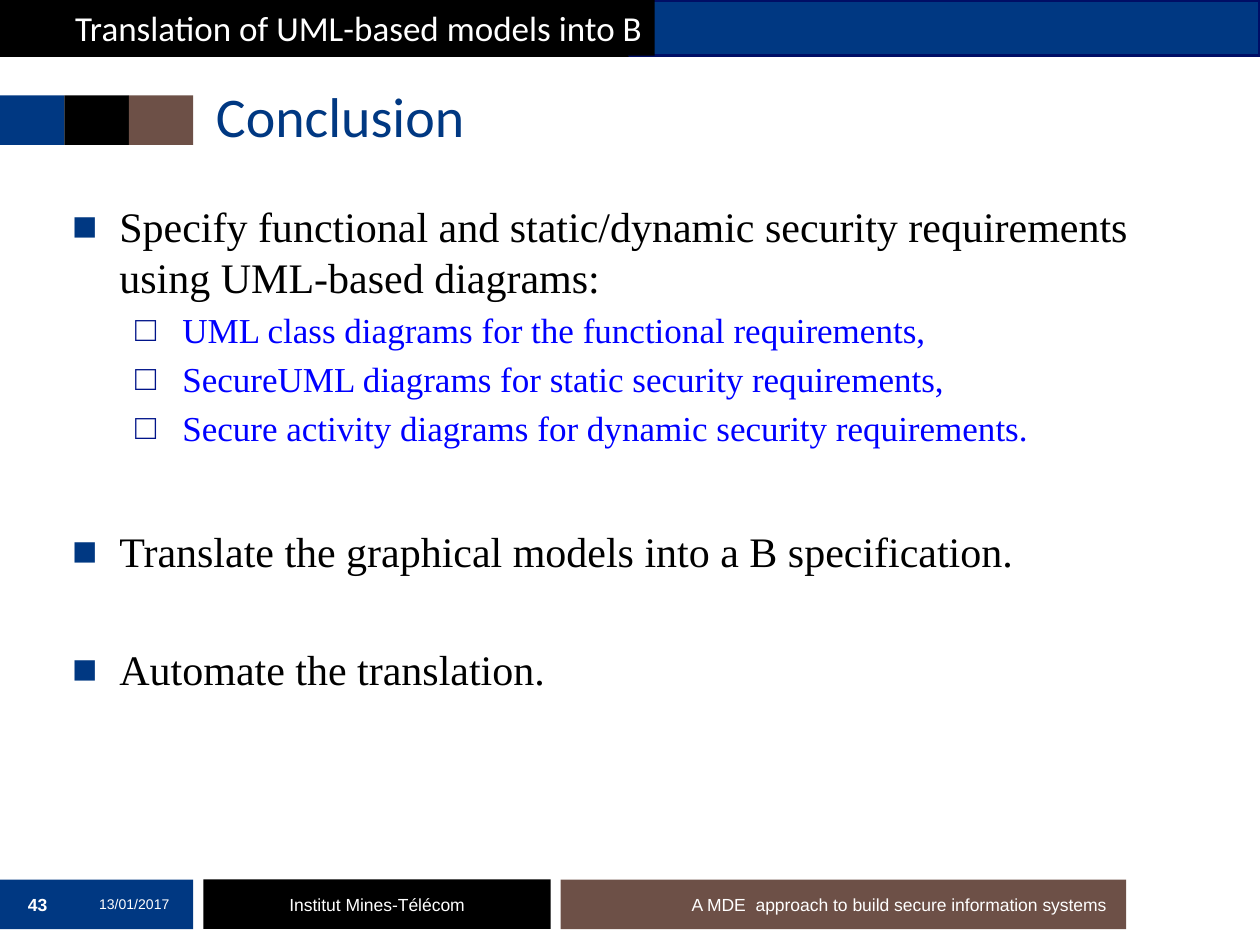
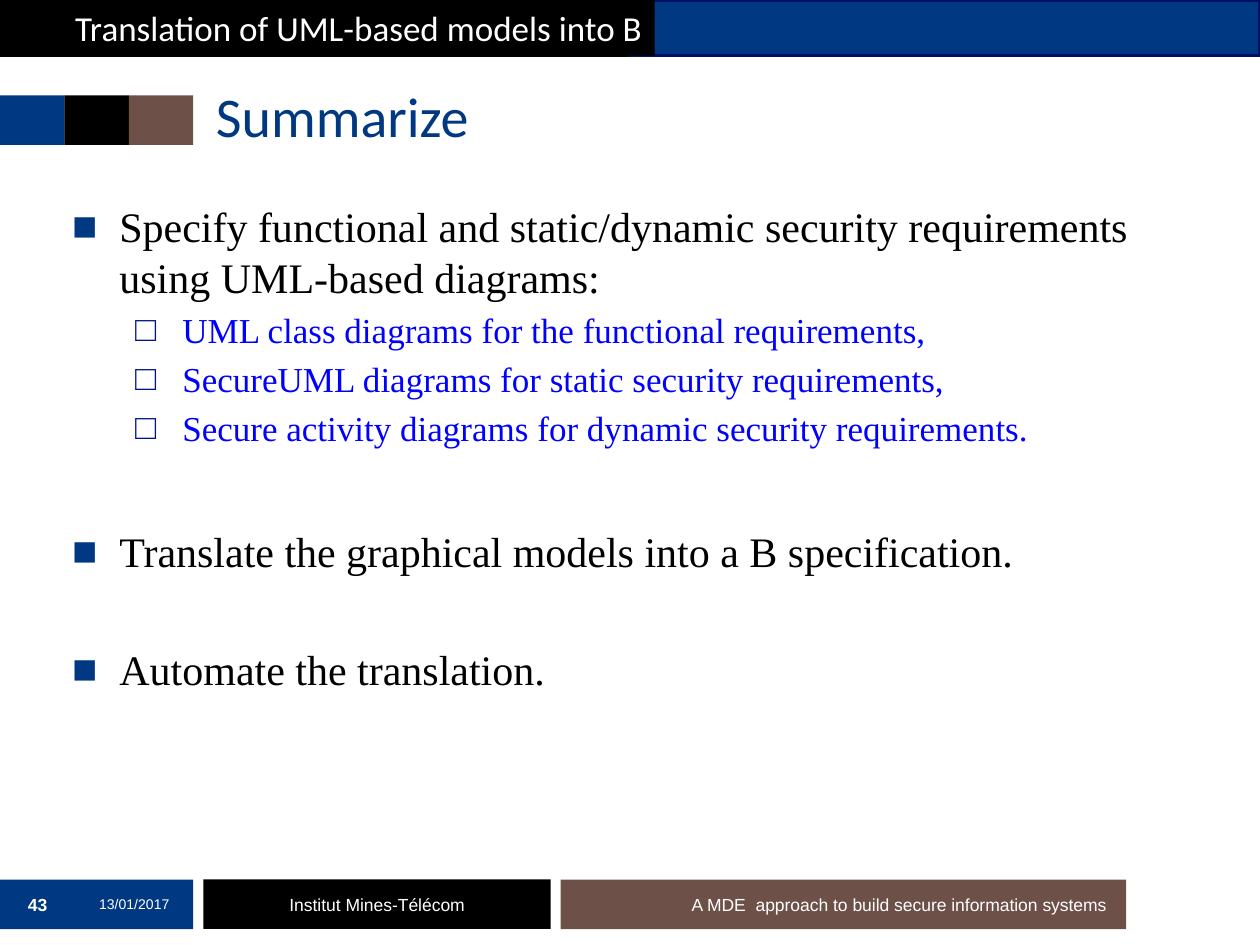
Before and after one commit to mai-ng/phdDefense, a slide deck: slide 43 of slides/presentation-defense.pptx. Drawn at 1260x945 pixels with LibreOffice and Linux fonts; fonts in the diff are those of the drawing; background and template pictures are left out. Boxes give left, top, right and bottom in pixels: in the first picture for what was removed or moved away, otherwise in the second. Text is boxed around its words. In the diff, an @@ line names an element or a change of style, - is before the commit and + after.

```diff
--- a/slides/presentation-defense.pptx
+++ b/slides/presentation-defense.pptx
@@ title at box(216, 98, 468, 138): text changed @@
-Conclusion
+Summarize
```
Also in this commit, not shown: 11 other slides changed.
